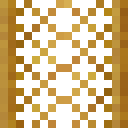
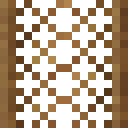
Layers edited between the first and the second 128 × 128 image:
hid "Layer 5 copy 2" over 16, 0, 112, 128
